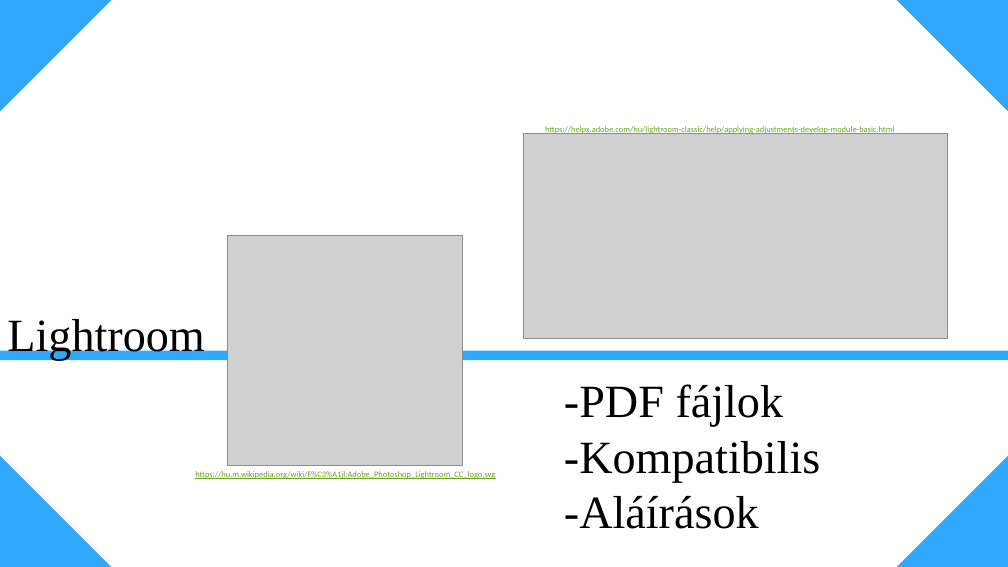
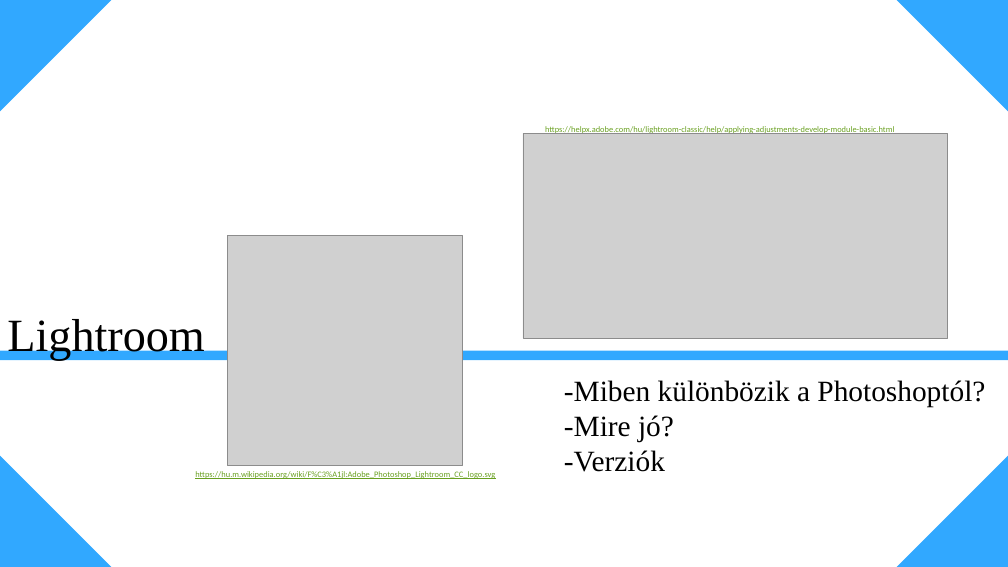
Before and after one commit to tarrgabor/paprika, a slide deck: slide 5 of beadandóTG.pptx. Drawn at 1008x567 pixels with LibreOffice and Linux fonts; fonts in the diff are those of the drawing; grey boxes stand for pictures. Boxes give left, top, right and bottom in pixels: in the first picture for what was removed or moved away, otherwise in the second. Text is boxed around its words. In the diff, an @@ line names an element or a change of style, - is before the commit and + after.

```diff
--- a/beadandóTG.pptx
+++ b/beadandóTG.pptx
@@ text at (x1=564, y1=380, x2=985, y2=472): text changed; size 44 to 28 pt @@
--PDF fájlok
--Kompatibilis
--Aláírások
+-Miben különbözik a Photoshoptól?
+-Mire jó?
+-Verziók
```
Also in this commit, not shown: 7 other slides changed.
